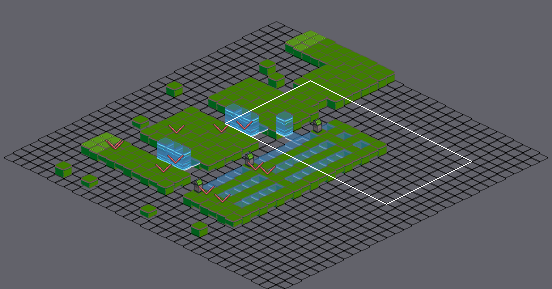
Level history. Tiled map (JSON): src/map/floor1-tut-vr-boss.json. The picture above shows the old version from afar; the outline marks the close-up.
Close-up. Before:
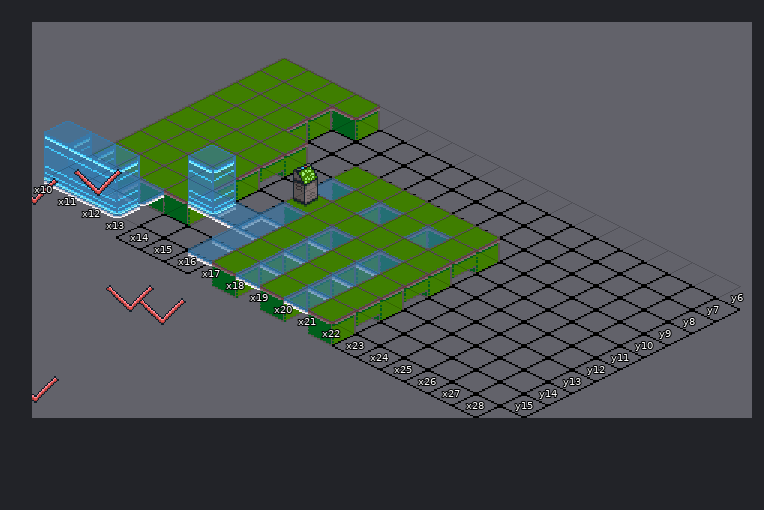
Cells are 32x16 px. Isometric: x runs down to the right, y down to the left. Shown: x 10..28, y 6..15. Layer "Tiles" is drawn 0,16 px off the grid.
After the commit:
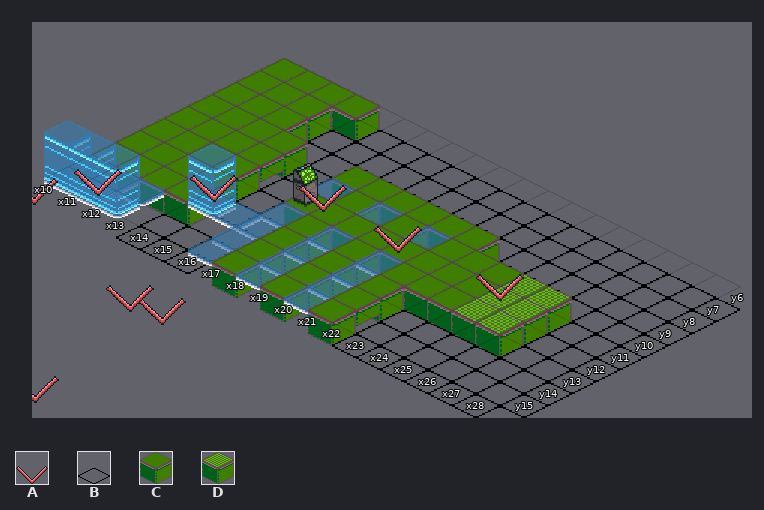
Key: from "control": A 1; from "floors": B 0, C 56, D 58.
_ is an empty cell.
Objects are placed by the point they stand on, in cells (3,4 is the top-left corner of cell 3,4); size is 1x1 cell unless given.
From old to new:
Layer "Tiles":
y 10..12: x 22..25 BBBB -> CCDD
Layer "Objects":
added: A "MarkerBartolo1" at 17.2,11.6 size 1x2
added: A "MarkerBartolo3" at 24.6,11.6 size 1x2
added: A "MarkerBartolo2" at 20.5,11.8 size 1x2
added: A "MarkerGate3" at 14.5,13.5 size 1x2
Pixel boxes of the changes (left, top, right, bottom) in both close-ups:
added: (190, 175, 238, 202)
added: (299, 185, 347, 212)
changed: (374, 226, 572, 356)
